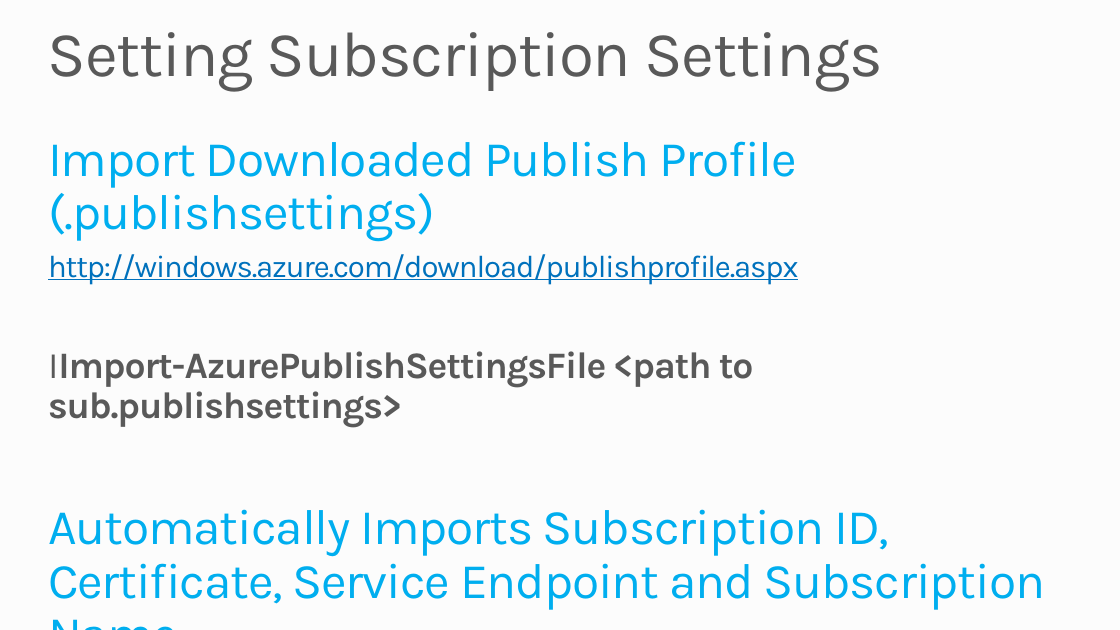
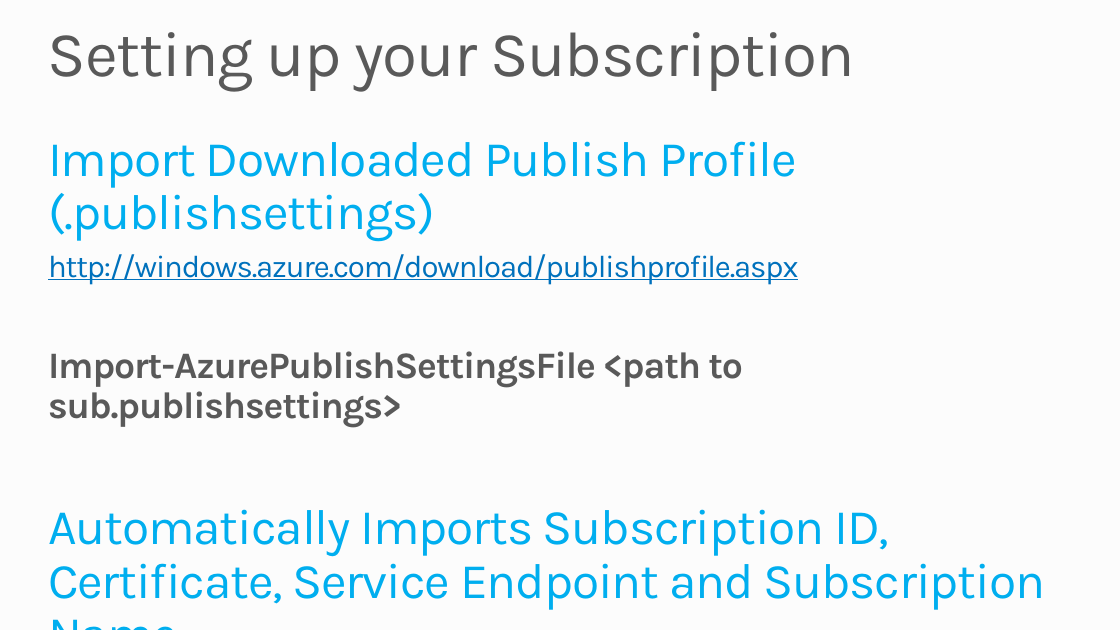
Before and after one commit to mwasham/WATK-Presentations, a slide deck: slide 4 of ManagingVMsPowerShell/ManagingIaaS-PowerShell.pptx (slide 3 before the commit). Drawn at 1120x630 pixels with LibreOffice and Linux fonts; fonts in the diff are those of the drawing; background and template pictures are left out. Boxes give left, top, right and bottom in pixels: in the first picture for what was removed or moved away, otherwise in the second. Text is boxed around its words. In the diff, an @@ line names an element or a change of style, - is before the commit and + after.

```diff
--- a/ManagingVMsPowerShell/ManagingIaaS-PowerShell.pptx
+++ b/ManagingVMsPowerShell/ManagingIaaS-PowerShell.pptx
@@ title at <box>48,32,855,91</box>: text changed @@
-Setting Subscription Settings
+Setting up your Subscription
@@ text at <box>48,351,743,428</box>: text changed @@
-IImport-AzurePublishSettingsFile <path to sub.publishsettings>
+Import-AzurePublishSettingsFile <path to sub.publishsettings>
```
Also in this commit, not shown: 6 other slides changed, 2 slides added.
